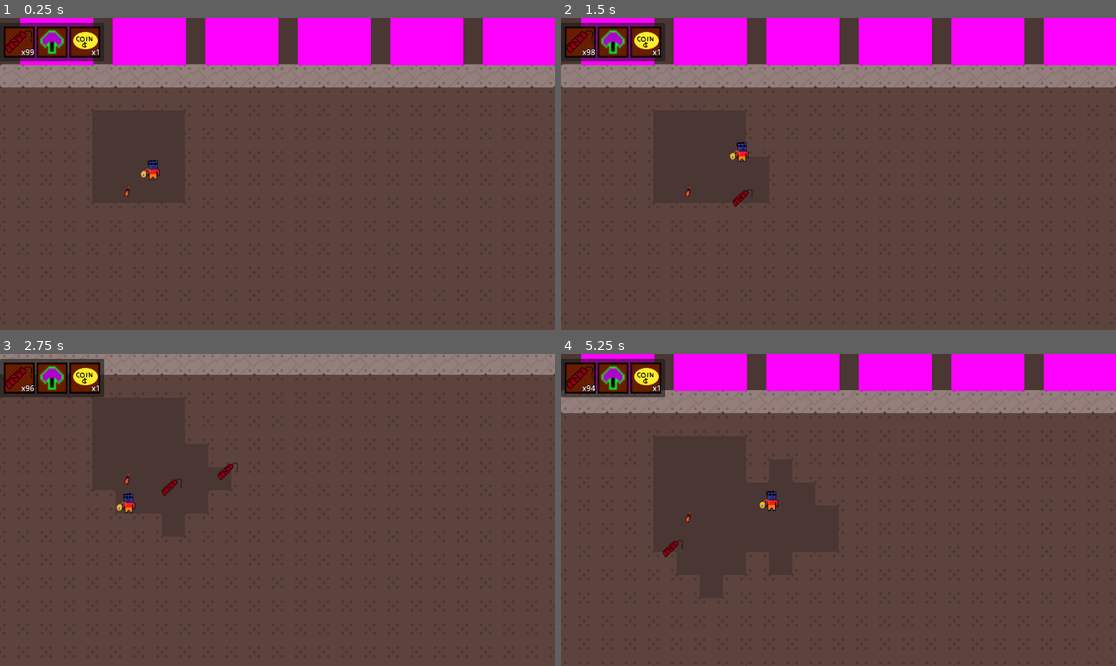
Above: before the commit, frames 1-4 (two rows, left to right).
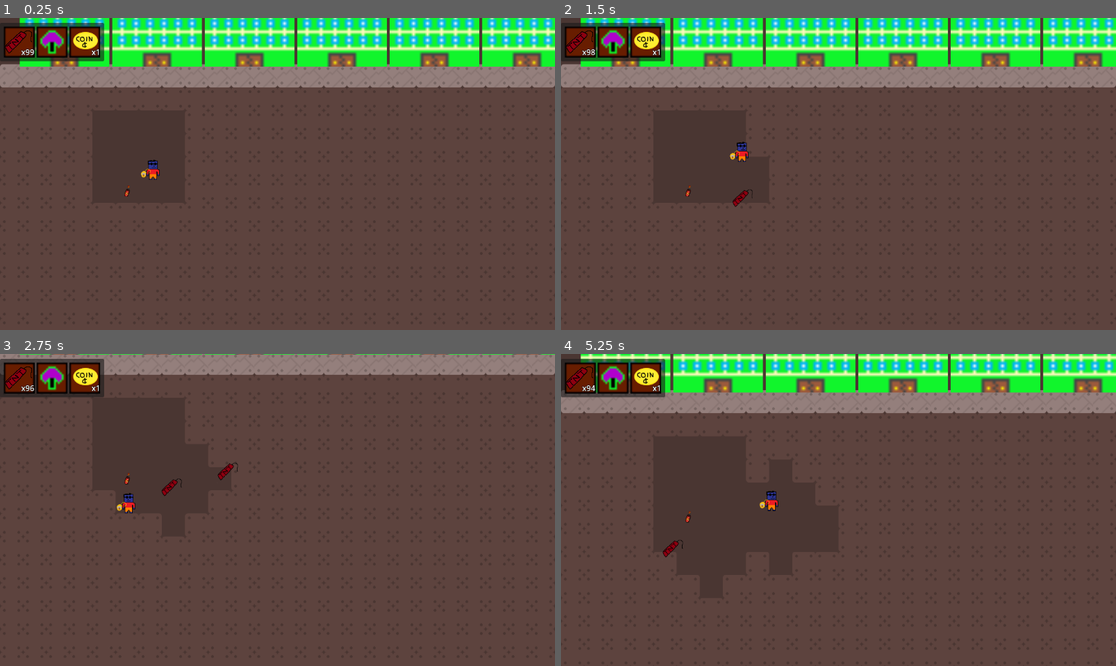
Above: after the commit, the same moments.

Repository: FlashBash21/City-Sinkers
Game: Godot game, scene res://Scenes/main.tscn
Two runs of this game, one before a commit and one after it. Both use one fixed random seed, a clock stepped at 60 frames per second and the inputs below.
Inputs (mouse positions are in pixels of both pictures, inside the frame that each line leads up to):
- Up to frame 1 (0.25 s): no input
- Up to frame 2 (1.5 s): move the mouse to (960, 158) at 0.52 s; press the mouse at (960, 158) at 0.53 s; hold D (move_right) from 0.53 s (still down); tap E (explode) at 0.6 s; tap Space (jump) at 0.77 s; move the mouse to (727, 189) at 1.27 s; release the mouse at (727, 189) at 1.28 s; click (727, 189) at 1.35 s
- Up to frame 3 (2.75 s): tap Space (jump) at 1.52 s; tap E (explode) at 1.55, 2.1 s; move the mouse to (333, 441) at 2.02 s; release D (move_right) at 2.03 s; press the mouse at (333, 441) at 2.03 s; hold A (move_left) from 2.03 s (still down)
- Up to frame 4 (5.25 s): move the mouse to (810, 572) at 2.77 s; release A (move_left) at 2.78 s; release the mouse at (810, 572) at 2.78 s; hold D (move_right) 2.78-4.28 s; click (810, 572) at 2.85 s; tap Space (jump) at 3.02, 3.77, 4.52 s; tap E (explode) at 3.05, 4.35 s; move the mouse to (1005, 556) at 3.52 s; press the mouse at (1005, 556) at 3.53 s; right-click (1005, 556) at 3.6 s; move the mouse to (672, 463) at 4.27 s; release the mouse at (672, 463) at 4.28 s; hold A (move_left) 4.28-5.03 s; move the mouse to (866, 510) at 5.02 s; press the mouse at (866, 510) at 5.03 s; hold D (move_right) from 5.03 s (still down)

The runs differ from the first frame. In frame 1, 13% of the frame differs, in the area x 3-100%, y 0-16%; in frame 2, 13%; in frame 3, 0.2%; in frame 4, 10%.

Commit message:
sprite

Diff:
--- a/Scenes/Building.tscn
+++ b/Scenes/Building.tscn
@@ -1,16 +1,15 @@
 [gd_scene load_steps=4 format=3 uid="uid://dyfmi3mxfpa4d"]
 
 [ext_resource type="Script" path="res://Scripts/Building.gd" id="1_rjeek"]
-
-[sub_resource type="PlaceholderTexture2D" id="PlaceholderTexture2D_grfpe"]
+[ext_resource type="Texture2D" uid="uid://c0c34kc5jkhkh" path="res://Assets/Sprites/32x32.png" id="2_amja5"]
 
 [sub_resource type="RectangleShape2D" id="RectangleShape2D_rry2m"]
-size = Vector2(94.6154, 172.471)
+size = Vector2(109.037, 165.061)
 
 [node name="RigidBody2D" type="RigidBody2D"]
 show_behind_parent = true
 visibility_layer = 4
-position = Vector2(1.51, 2)
+position = Vector2(1.51, 0)
 collision_layer = 8
 collision_mask = 9
 max_contacts_reported = 8
@@ -20,12 +19,11 @@
 script = ExtResource("1_rjeek")
 
 [node name="Sprite2D" type="Sprite2D" parent="."]
-position = Vector2(-1.51, -2)
-scale = Vector2(202.875, 265.25)
-texture = SubResource("PlaceholderTexture2D_grfpe")
+scale = Vector2(7.75, 7.75)
+texture = ExtResource("2_amja5")
 
 [node name="CollisionShape2D" type="CollisionShape2D" parent="."]
-position = Vector2(-1.51004, -2.5)
+position = Vector2(-0.509998, -8.1165)
 scale = Vector2(2.1, 1.516)
 shape = SubResource("RectangleShape2D_rry2m")
 
@@ -34,6 +32,6 @@
 collision_mask = 2
 
 [node name="CollisionShape2D2" type="CollisionShape2D" parent="Area2D"]
-position = Vector2(-2.01001, -2)
+position = Vector2(1.54951, -2)
 scale = Vector2(2.2, 1.589)
 shape = SubResource("RectangleShape2D_rry2m")
--- /dev/null
+++ b/Scenes/coin.tscn
@@ -0,0 +1,25 @@
+[gd_scene load_steps=4 format=3 uid="uid://cq7pcv17f6ous"]
+
+[ext_resource type="Script" path="res://Scripts/tnt.gd" id="1_0qig3"]
+[ext_resource type="Texture2D" uid="uid://bmxk58yb5wis2" path="res://Assets/Sprites/Coin.png" id="2_hyvqw"]
+
+[sub_resource type="CircleShape2D" id="CircleShape2D_qoelj"]
+radius = 24.5153
+
+[node name="COIN" type="Node2D"]
+position = Vector2(0, 1)
+script = ExtResource("1_0qig3")
+
+[node name="Sprite2D" type="Sprite2D" parent="."]
+position = Vector2(-2, 2)
+texture = ExtResource("2_hyvqw")
+
+[node name="Area2D" type="Area2D" parent="." groups=["coin"]]
+position = Vector2(0, 4)
+collision_mask = 2
+
+[node name="CollisionShape2D" type="CollisionShape2D" parent="Area2D"]
+position = Vector2(0, -5)
+shape = SubResource("CircleShape2D_qoelj")
+
+[connection signal="body_entered" from="Area2D" to="." method="_on_area_2d_body_entered"]
--- a/Scripts/Building.gd
+++ b/Scripts/Building.gd
@@ -2,6 +2,8 @@
 var area
 var resting_y = 0
 var moving_y = 0
+
+var coinspawn = preload("res://Scenes/coin.tscn")
 
 func _ready():
 	area = get_node("Area2D")
@@ -12,6 +14,9 @@
 	var tiles_building_falls = 2
 	if get_linear_velocity() == Vector2(0,0):
 		if abs(resting_y - moving_y) > Tiles.TILE_SIZE.y * tiles_building_falls:
+			var coin = coinspawn.instantiate()
+			get_tree().current_scene.add_child(coin)
+			coin.set_position(position)
 			queue_free()
 		resting_y = position.y
 		area.set_monitorable(false)
--- a/Scripts/Globals.gd
+++ b/Scripts/Globals.gd
@@ -1,3 +1,3 @@
 extends Node
 
-enum {TNT, SHOVEL}
+enum {TNT, SHOVEL, COIN}
--- a/Scripts/Player.gd
+++ b/Scripts/Player.gd
@@ -19,6 +19,7 @@
 		push_error("Tried to access non-existent inventory tile")
 		return
 	var slot = inventory_data.inv[index]
+	print(slot)
 	if slot == null: return;
 
 	slot.set_quantity(f.call(slot.quantity))
@@ -46,7 +47,7 @@
 				return true
 	else:
 		is_mining = false
-	print(mine_timer)
+
 	return false
 
 #handle other, less important code
@@ -90,3 +91,6 @@
 	if area.is_in_group("tnt"):
 		modify_slot_quantity(Globals.TNT, func(x): return x + 1)
 		emit_signal("update_player_inv")
+	if area.is_in_group("coin"):
+		modify_slot_quantity(Globals.COIN, func(x): return x + 1)
+		emit_signal("update_player_inv")
--- a/Scripts/tnt.gd
+++ b/Scripts/tnt.gd
@@ -13,5 +13,4 @@
 
 
 func _on_area_2d_body_entered(_body):
-	print("Detected")
 	queue_free()
Binary file added: Assets/Sprites/32x32.png
Not shown, added: Assets/Sprites/32x32.png.import
